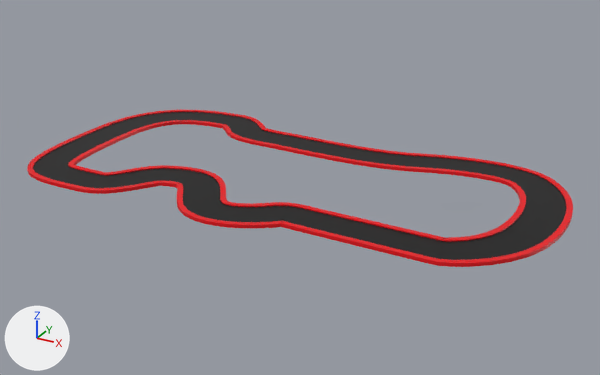
Renders of the COLLADA model vehicle_sim/models/map/track_super.dae from each side of a commit.
One viewpoint serves both versions: a camera (50 mm lens) standing at (21.5, -67.4, 37.0) and looking at (-20.6, 9.2, -1.3). Arrows for +X, +Y and +Z are at lower left; the lights stay in place. Where no turn or scale is listed for an object, it has been applied to the vertices.
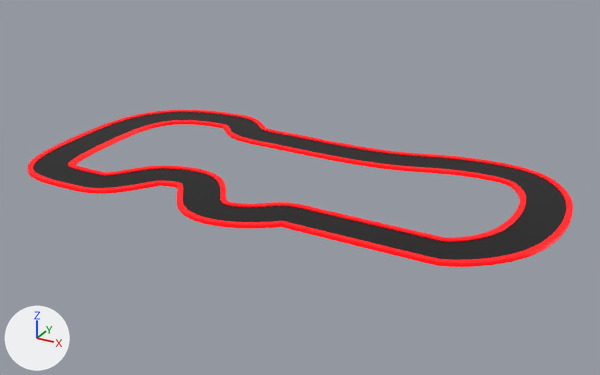
Changed parts and their boxes [x1, y1, x2, y2] in the pictures (600 x 375 px):
'Cube', recoloured, surface changed
    both: [27, 110, 573, 267]

Diff of the bpy script that builds the scene:
```diff
--- a/vehicle_sim/models/map/track_super.dae.py
+++ b/vehicle_sim/models/map/track_super.dae.py
@@ mat_material_001 @@
 mat_material_001.base_color = (0.8, 0.0, 0.00507)  # red #e70010
+mat_material_001.emission_strength = 1.0
+mat_material_001.emission_color = (0.6, 0.0, 0.0)  # red #cb0000
```
